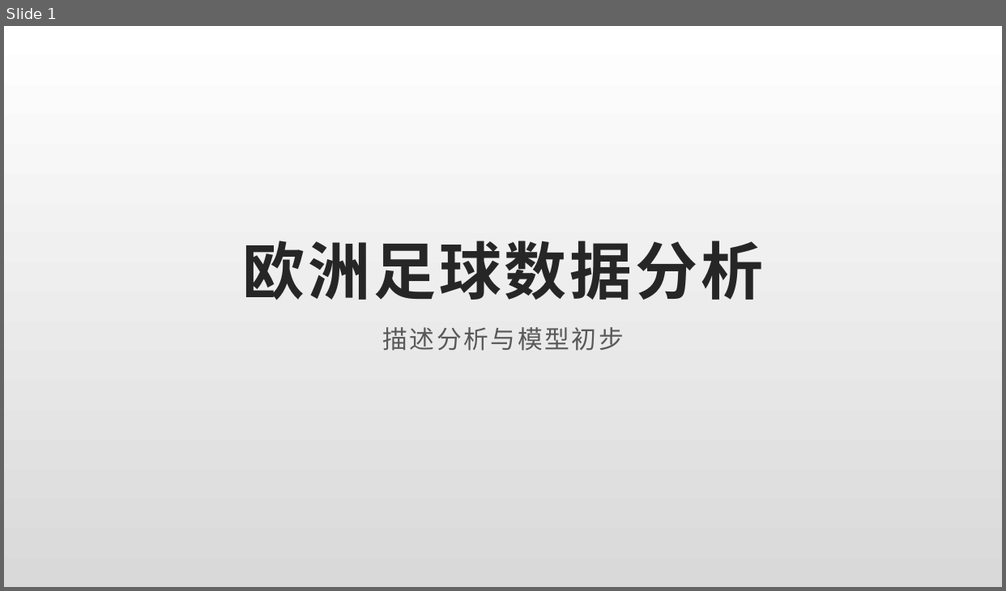
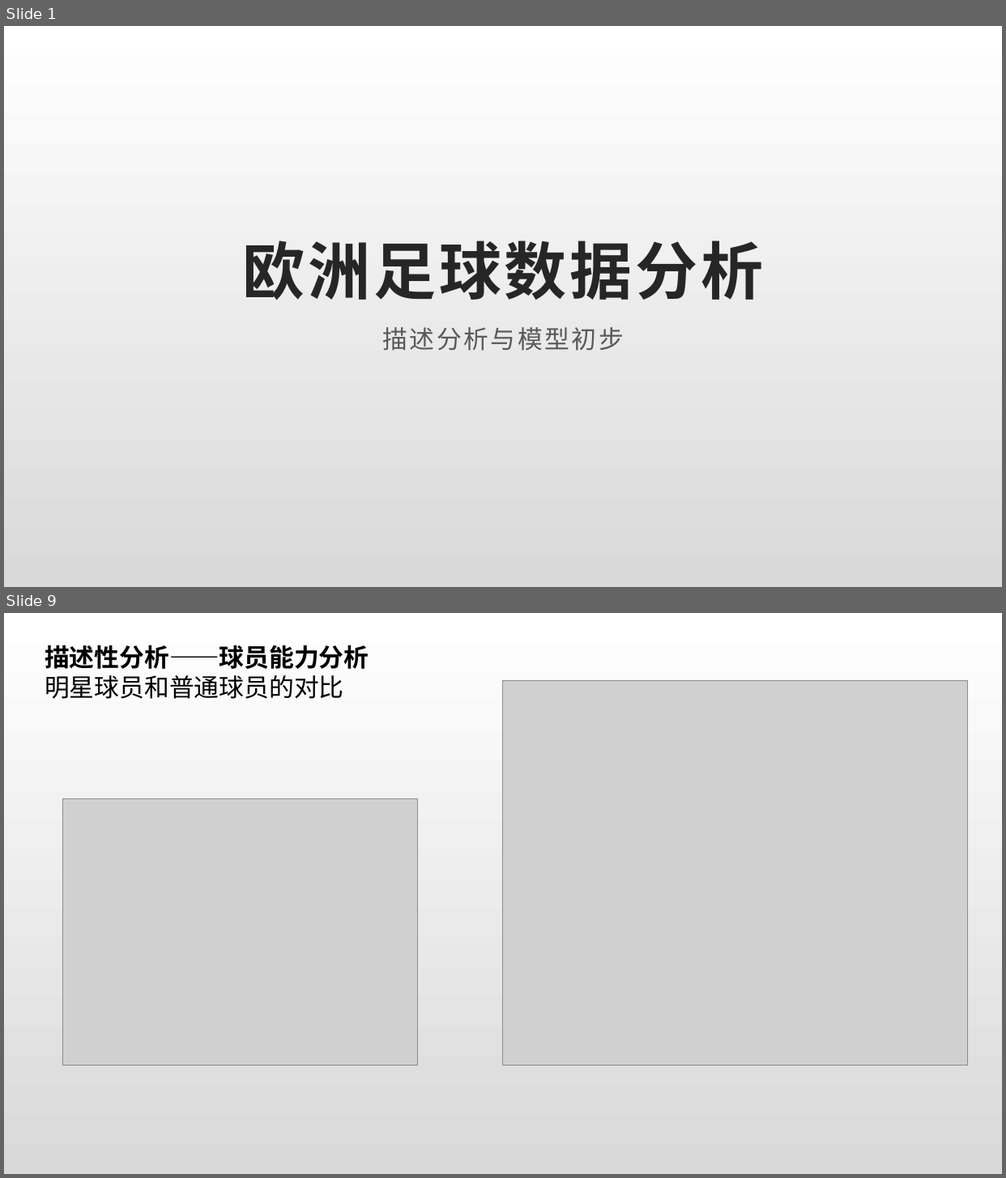
Before and after one commit to rucnyz/soccer, a slide deck: notebooks/欧洲足球展示.pptx. Shown one above the other, each under a label of ours: slide 1 before the commit, slides 1 and 9 after it; the slides between them are not shown. The pictures are 1006x591 and 1006x1178 pixels, drawn with LibreOffice and Linux fonts; fonts in the diff are those of the drawing; grey boxes stand for pictures. Boxes give left, top, right and bottom in pixels: in the first picture for what was removed or moved away, otherwise in the second. Text is boxed around its words. In the diff, an @@ line names an element or a change of style, - is before the commit and + after.

```diff
--- a/notebooks/欧洲足球展示.pptx
+++ b/notebooks/欧洲足球展示.pptx
@@ slide 9 added at (4,613,1002,1174), background gradient #FFFFFF to #D9D9D9 @@
@@ text added at (44,645,368,699), 24 pt, text #000000, bold @@
+描述性分析——球员能力分析
+明星球员和普通球员的对比
@@ picture added at (503,680,968,1066) @@
@@ picture added at (62,798,418,1065) @@
```
Also in this commit, not shown: 2 slides changed, 22 other slides added, 2 other files.
